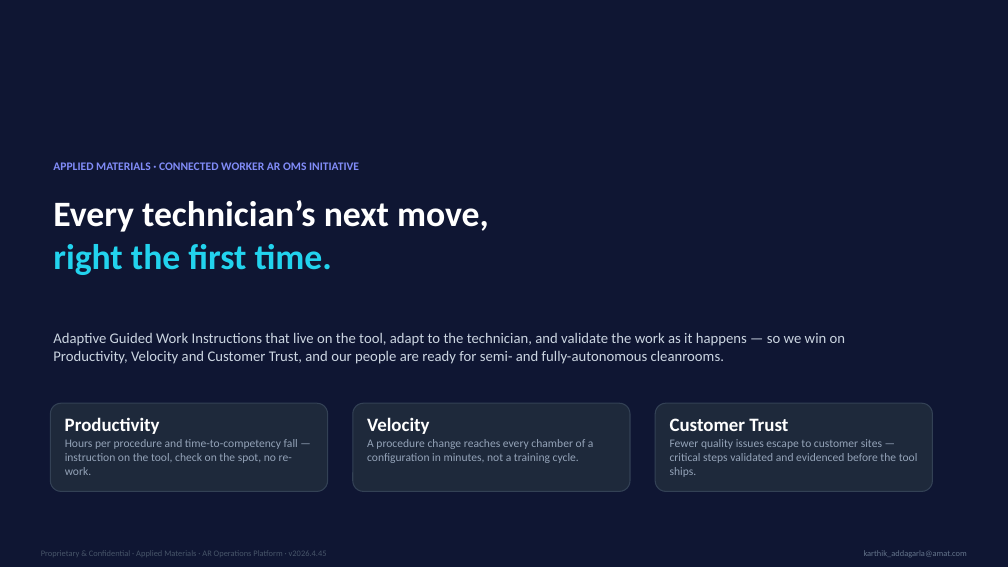
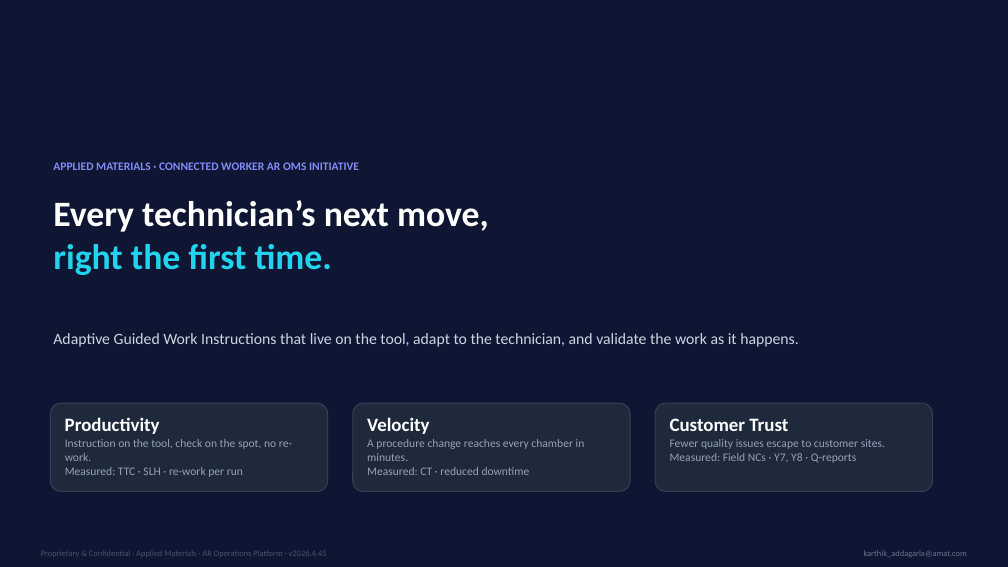
Before and after one commit to krocx/spatial-tapgging-app, a slide deck: slide 1 of sib/portal/AR-Platform-Map.pptx. Drawn at 1008x567 pixels with LibreOffice and Linux fonts; fonts in the diff are those of the drawing. Boxes give left, top, right and bottom in pixels: in the first picture for what was removed or moved away, otherwise in the second. Text is boxed around its words. In the diff, an @@ line names an element or a change of style, - is before the commit and + after.

```diff
--- a/sib/portal/AR-Platform-Map.pptx
+++ b/sib/portal/AR-Platform-Map.pptx
@@ text at box(53, 333, 799, 347): text changed; size 14 to 15 pt @@
-Adaptive Guided Work Instructions that live on the tool, adapt to the technician, and validate the work as it happens — so we win on Productivity, Velocity and Customer Trust, and our people are ready for semi- and fully-autonomous cleanrooms.
+Adaptive Guided Work Instructions that live on the tool, adapt to the technician, and validate the work as it happens.
@@ text at box(65, 439, 292, 477): text changed @@
-Hours per procedure and time-to-competency fall — instruction on the tool, check on the spot, no re-work.
+Instruction on the tool, check on the spot, no re-work.
+Measured: TTC · SLH · re-work per run
@@ text at box(367, 439, 585, 475): text changed @@
-A procedure change reaches every chamber of a configuration in minutes, not a training cycle.
+A procedure change reaches every chamber in minutes.
+Measured: CT · reduced downtime
@@ text at box(670, 439, 885, 463): text changed @@
-Fewer quality issues escape to customer sites — critical steps validated and evidenced before the tool ships.
+Fewer quality issues escape to customer sites.
+Measured: Field NCs · Y7, Y8 · Q-reports
```
Also in this commit, not shown: 1 other slide changed, 6 other files.
